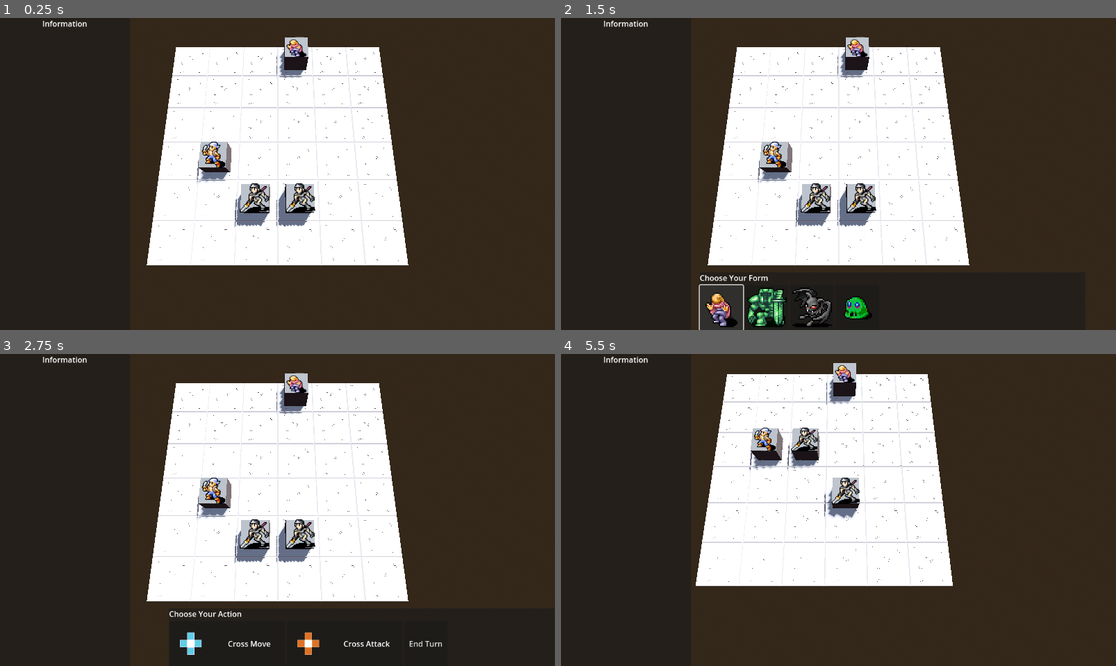
Above: before the commit, frames 1-4 (two rows, left to right).
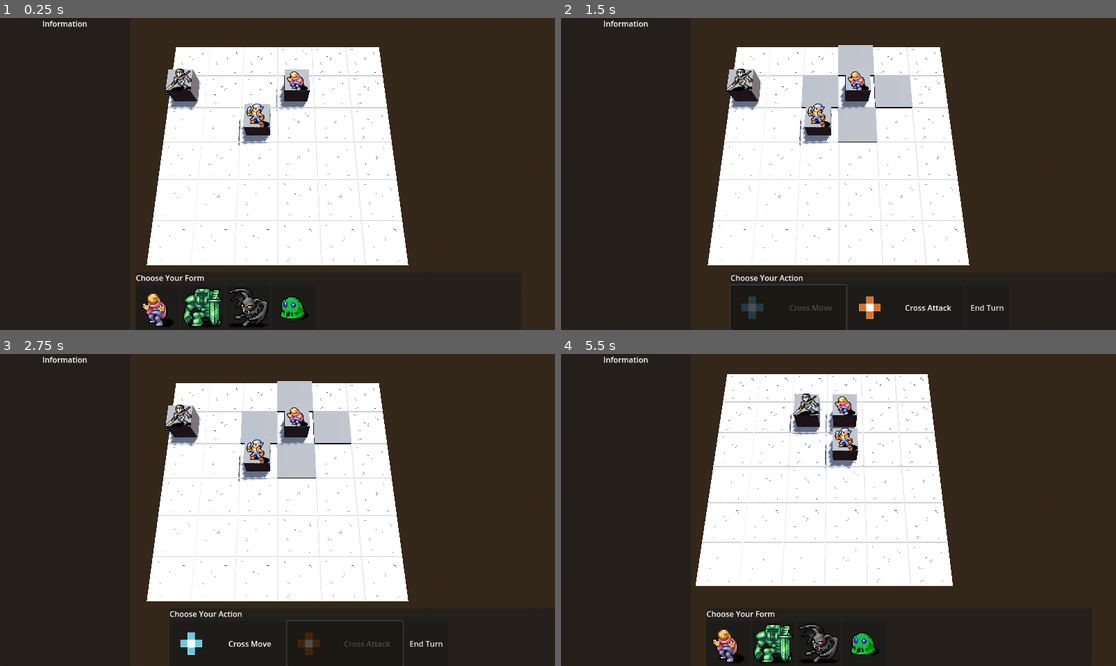
Above: after the commit, the same moments.

Repository: Inkweeper/gwj-77
Game: Godot game, scene res://scene/level/level.tscn
Two runs of this game, one before a commit and one after it. Both use one fixed random seed, a clock stepped at 60 frames per second and the inputs below. The project has no main scene, so this scene is started directly.
Inputs (mouse positions are in pixels of both pictures, inside the frame that each line leads up to; where the layout moved, square brackets give the same spot in the first picture):
- Up to frame 1 (0.25 s): no input
- Up to frame 2 (1.5 s): click (749, 308) [738, 308] at 0.5 s; click (749, 308) at 1.27 s
- Up to frame 3 (2.75 s): click (344, 644) at 2.02 s
- Up to frame 4 (5.5 s): click "End Turn" at 2.75 s; move the mouse to (960, 494) at 3.52 s; tap A (a) at 3.6 s; tap D (d) at 3.8, 4.35 s; move the mouse to (727, 525) at 4.27 s; click (727, 525) at 4.55 s; move the mouse to (894, 441) at 5.02 s; click (894, 441) at 5.1 s; tap S (s) at 5.3 s

The runs differ from the first frame. In frame 1, 6.6% of the frame differs, in the area x 24-57%, y 6-100%; in frame 2, 9.2%, in the area x 24-80%, y 6-100%; in frame 3, 7.3%; in frame 4, 6.1%.

Commit message:
增加了敌人近战十字攻击
下一步是完成远程敌人

Diff:
--- a/resource/action/enemy_action/enemy_action.gd
+++ b/resource/action/enemy_action/enemy_action.gd
@@ -2,6 +2,12 @@
 ## 敌人的行动类, 需要能够返回是否可以行动
 class_name EnemyAction
 
+@export var allowed_gridpos : Array[Vector2i]
+
 ## 检查是否可以行动. 如果可以, 则执行行动. 否则返回false
 func if_execute()->bool:
 	return false
+
+## 仅检查是否可以行动, 不执行
+func if_can_execute()->bool:
+	return false
--- a/resource/action/enemy_action/enemy_action_res/approach.gd
+++ b/resource/action/enemy_action/enemy_action_res/approach.gd
@@ -3,6 +3,31 @@
 # approach.gd
 # 近战敌人试图靠近玩家的行动脚本
 
+## 仅检查是否可以行动, 不执行
+func if_can_execute()->bool:
+	var player_gridpos : Vector2i = GlobalValue.level.get_player_gridpos()
+	var gridpos : Vector2i = executer.gridpos
+	# 两者曼哈顿距离
+	var m_d : Vector2i = player_gridpos - gridpos
+
+	var target_gridpos : Vector2i
+	var action_acted : bool = false
+
+	if abs(m_d.x) >= abs(m_d.y) :
+		target_gridpos = Vector2i(gridpos.x + sign(m_d.x) , gridpos.y)
+		var chess : Chess = GlobalValue.level.check_gridpos_occupied(target_gridpos)
+		if chess == null:
+			action_acted = true
+	if not action_acted:
+		target_gridpos = Vector2i(gridpos.x , gridpos.y + sign(m_d.y))
+		var chess : Chess = GlobalValue.level.check_gridpos_occupied(target_gridpos)
+		if chess == null:
+			action_acted = true
+	if action_acted:
+		return true
+	return false
+
+## 判断能否执行, 如果能, 直接执行并返回true
 func if_execute()->bool:
 	# 当进行approach行动的检查时, 说明曼哈顿距离不是1,0或0,1
 
@@ -42,3 +67,4 @@
 	var tween : Tween = GlobalValue.create_tween()
 	tween.tween_property(executer,"position",target_pos,0.3)
 	await tween.finished
+	EventBus.action_executed_already.emit()
--- a/resource/action/enemy_action/enemy_action_res/approach.tres
+++ b/resource/action/enemy_action/enemy_action_res/approach.tres
@@ -6,6 +6,7 @@
 [resource]
 resource_local_to_scene = true
 script = ExtResource("1_wior5")
+allowed_gridpos = Array[Vector2i]([])
 action_name = "Approach"
 action_type = 1
 range_indication_texture = ExtResource("1_ufucl")
--- /dev/null
+++ b/resource/action/enemy_action/enemy_action_res/enemy_cross_attack.gd
@@ -0,0 +1,52 @@
+extends EnemyAction
+
+func if_can_execute()->bool:
+	var player_gridpos : Vector2i = GlobalValue.level.get_player_gridpos()
+	var gridpos : Vector2i = executer.gridpos
+	for grid in allowed_gridpos:
+		if grid is Vector2i:
+			var grid_to_check : Vector2i = grid + gridpos
+			if grid_to_check == player_gridpos:
+				print("can attack! ")
+				return true
+	return false
+
+func if_execute()->bool:
+	var player_gridpos : Vector2i = GlobalValue.level.get_player_gridpos()
+	var gridpos : Vector2i = executer.gridpos
+	for grid in allowed_gridpos:
+		if grid is Vector2i:
+			var grid_to_check : Vector2i = grid + gridpos
+			if grid_to_check == player_gridpos:
+				execute([grid_to_check])
+				return true
+	return false
+
+
+# 只接受一个单元素, 元素为 target_grid_pos : Vector2i 的入参
+## args = [target_grid_pos : Vector2i,]
+func execute(args:Array):
+	if args.size() != 1 or args[0] is not Vector2i:
+		return
+
+	var target_grid_pos : Vector2i = args[0]
+	var level : Level = GlobalValue.level
+
+	var target_pos : Vector3 = level.chessboard.map_to_local(Vector3i(target_grid_pos.x,0,target_grid_pos.y))
+	target_pos.y = 0.0
+
+	var target_chess : Chess = level.check_gridpos_occupied(target_grid_pos)
+
+	if target_chess == null :
+		push_error("trying to attack an empty grid")
+		return
+
+	var tween : Tween = GlobalValue.create_tween()
+	# 直接挪动攻击者位置, 如果出bug考虑只挪动模型?
+	var origion_pos : Vector3 = executer.position
+	tween.tween_property(executer,"position",lerp(executer.position, target_pos, 0.5),0.15)
+	tween.tween_callback(target_chess.get_hit)
+	tween.tween_property(executer, "position", origion_pos, 0.15)
+
+	await  tween.finished
+	EventBus.action_executed_already.emit()
--- /dev/null
+++ b/resource/action/enemy_action/enemy_action_res/enemy_cross_attack.tres
@@ -0,0 +1,12 @@
+[gd_resource type="Resource" load_steps=3 format=3 uid="uid://c4f5m57w4eq4v"]
+
+[ext_resource type="Texture2D" uid="uid://d18ctpryr8tqt" path="res://asset/texture/aiming-grids/gwj-77-aiming-4.png" id="1_bsppv"]
+[ext_resource type="Script" path="res://resource/action/enemy_action/enemy_action_res/enemy_cross_attack.gd" id="2_vk84q"]
+
+[resource]
+resource_local_to_scene = true
+script = ExtResource("2_vk84q")
+allowed_gridpos = Array[Vector2i]([Vector2i(1, 0), Vector2i(-1, 0), Vector2i(0, 1), Vector2i(0, -1)])
+action_name = "Cross Attack"
+action_type = 0
+range_indication_texture = ExtResource("1_bsppv")
--- a/resource/action/player_action/player_action_res/player_cross_attack.tres
+++ b/resource/action/player_action/player_action_res/player_cross_attack.tres
@@ -4,6 +4,7 @@
 [ext_resource type="Texture2D" uid="uid://d18ctpryr8tqt" path="res://asset/texture/aiming-grids/gwj-77-aiming-4.png" id="1_focm3"]
 
 [resource]
+resource_local_to_scene = true
 script = ExtResource("1_6kmxe")
 allowed_target_grids = Array[Vector2i]([Vector2i(1, 0), Vector2i(-1, 0), Vector2i(0, 1), Vector2i(0, -1)])
 action_name = "Cross Attack"
--- a/scene/chess/enemy/mob/mob.tscn
+++ b/scene/chess/enemy/mob/mob.tscn
@@ -1,14 +1,15 @@
-[gd_scene load_steps=6 format=3 uid="uid://0v45a5fulmc2"]
+[gd_scene load_steps=7 format=3 uid="uid://0v45a5fulmc2"]
 
 [ext_resource type="PackedScene" uid="uid://cmwuag3cvwlkb" path="res://scene/chess/enemy/enemy.tscn" id="1_4jrwy"]
 [ext_resource type="Script" path="res://scene/chess/enemy/mob/mob.gd" id="2_5x1xq"]
 [ext_resource type="Texture2D" uid="uid://bnaqhgmuf2sga" path="res://asset/texture/male rogue.png" id="3_g27dn"]
 [ext_resource type="Script" path="res://resource/action/action.gd" id="3_mrd3g"]
+[ext_resource type="Resource" uid="uid://c4f5m57w4eq4v" path="res://resource/action/enemy_action/enemy_action_res/enemy_cross_attack.tres" id="4_b3s8i"]
 [ext_resource type="Resource" uid="uid://cqeqx7b7ud2jk" path="res://resource/action/enemy_action/enemy_action_res/approach.tres" id="4_rx4cs"]
 
 [node name="Mob" instance=ExtResource("1_4jrwy")]
 script = ExtResource("2_5x1xq")
-action_list = Array[ExtResource("3_mrd3g")]([ExtResource("4_rx4cs")])
+action_list = Array[ExtResource("3_mrd3g")]([ExtResource("4_b3s8i"), ExtResource("4_rx4cs")])
 action_priority = 0
 chess_name = "Mob"
 
--- a/scene/chess/enemy/scout/scout.tscn
+++ b/scene/chess/enemy/scout/scout.tscn
@@ -1,14 +1,15 @@
-[gd_scene load_steps=6 format=3 uid="uid://bnatropa7knmi"]
+[gd_scene load_steps=7 format=3 uid="uid://hh8neym828v6"]
 
 [ext_resource type="PackedScene" uid="uid://cmwuag3cvwlkb" path="res://scene/chess/enemy/enemy.tscn" id="1_or1ur"]
 [ext_resource type="Script" path="res://scene/chess/enemy/scout/scout.gd" id="2_3iyno"]
 [ext_resource type="Script" path="res://resource/action/action.gd" id="2_iky2e"]
 [ext_resource type="Resource" uid="uid://cqeqx7b7ud2jk" path="res://resource/action/enemy_action/enemy_action_res/approach.tres" id="3_ewrhq"]
+[ext_resource type="Resource" uid="uid://c4f5m57w4eq4v" path="res://resource/action/enemy_action/enemy_action_res/enemy_cross_attack.tres" id="5_4vccv"]
 [ext_resource type="Texture2D" uid="uid://1f6yjd51vh0m" path="res://asset/texture/male valkyrie.png" id="5_kc1fa"]
 
 [node name="Scout" instance=ExtResource("1_or1ur")]
 script = ExtResource("2_3iyno")
-action_list = Array[ExtResource("2_iky2e")]([ExtResource("3_ewrhq"), ExtResource("3_ewrhq")])
+action_list = Array[ExtResource("2_iky2e")]([ExtResource("3_ewrhq"), ExtResource("3_ewrhq"), ExtResource("5_4vccv")])
 action_priority = 0
 chess_name = "Scout"
 
--- a/scene/global/enemy_action_manager/enemy_action_manager.gd
+++ b/scene/global/enemy_action_manager/enemy_action_manager.gd
@@ -29,27 +29,41 @@
 
 ## 处理敌人行动
 func process_enemy_action():
-	await get_tree().create_timer(0.4).timeout
-	# 是否可以行动, 行动了没有? 如果没有, 那么就不必要再行动了
-
-	# 首先判断能否攻击. 如果可以, 这个敌人本回合的事实际已经做完了, 所以可以发送信号和return
-	# TODO
-
+	await get_tree().create_timer(0.1).timeout
+	enemy_had_acted = false
+	# 首先判断能否攻击. 如果可以, 这个敌人本回合的事实际已经做完了, 所以可以结束和return
+	var attack_action : EnemyAction = attack_action_list.pop_front()
+	if attack_action != null:
+		attack_action = attack_action as EnemyAction
+		if attack_action.if_can_execute():
+			attack_action.if_execute()
+			await EventBus.action_executed_already
+			enemy_had_acted = true
+		if enemy_had_acted:
+			enemy_action_phase_end()
+			return
+		else:
+			attack_action_list.push_front(attack_action)
 	# 接着判断和执行移动
 	var move_action : EnemyAction = move_action_list.pop_front()
-	if not move_action:
+	if move_action != null:
+		move_action = move_action as EnemyAction
+		if move_action.if_can_execute():
+			move_action.if_execute()
+			await EventBus.action_executed_already
+			enemy_had_acted = true
+		if enemy_had_acted:
+			EventBus.enemy_action_acted.emit()
+			return
+		else :
+			enemy_action_phase_end()
+			return
+	else:
 		enemy_action_phase_end()
-		return
-	enemy_had_acted = move_action.if_execute()
-	if enemy_had_acted:
-		EventBus.enemy_action_acted.emit()
-		return
-	else :
-		enemy_action_phase_end()
-		print("enemy valid actions all executed")
 		return
 
 ## 当前敌人所有行动执行结束时调用
 func enemy_action_phase_end():
+	await get_tree().create_timer(0.1).timeout
 	clear()
 	EventBus.enemy_action_phase_ended.emit()
--- a/scene/global/event_bus/event_bus.gd
+++ b/scene/global/event_bus/event_bus.gd
@@ -12,6 +12,8 @@
 signal enemy_action_registered
 ## 敌人完成了一个行动后的信号
 signal enemy_action_acted
+## 一个行动检定或执行结束后的信号
+signal action_executed_already
 ## 当前敌人完成所有行动后的信号
 signal enemy_action_phase_ended
 
--- a/scene/level/enemy_turn.gd
+++ b/scene/level/enemy_turn.gd
@@ -26,6 +26,7 @@
 
 func _on_an_enemy_completed_action():
 	if enemy_list.is_empty():
+		await get_tree().create_timer(0.2).timeout
 		#transitioned.emit(self, "PlayerTurnStart")
 		transitioned.emit(self, "TurnEnding")
 		return
--- /dev/null
+++ b/scene/level/failure.gd
@@ -0,0 +1,15 @@
+extends State
+#failure
+
+func initialize():
+	pass
+
+func enter():
+	print("failure")
+	pass
+
+func exit():
+	pass
+
+func update(delta:float):
+	pass
--- a/scene/level/level.gd
+++ b/scene/level/level.gd
@@ -91,7 +91,7 @@
 
 
 	var tween : Tween = create_tween()
-	tween.tween_property(transform_select_panel, "position", Vector2(352,528),0.5).set_trans(Tween.TRANS_BACK).set_ease(Tween.EASE_OUT)
+	tween.tween_property(transform_select_panel, "position", Vector2(352,528),0.3).set_trans(Tween.TRANS_BACK).set_ease(Tween.EASE_OUT)
 	await tween.finished
 
 	EventBus.form_decided.connect(decide_morph)
@@ -108,7 +108,7 @@
 	var player : Player = get_tree().get_first_node_in_group("player")
 
 	var tween : Tween = create_tween()
-	tween.tween_property(transform_select_panel, "position", Vector2(1152,528),0.5).set_trans(Tween.TRANS_BACK).set_ease(Tween.EASE_IN)
+	tween.tween_property(transform_select_panel, "position", Vector2(1152,528),0.3).set_trans(Tween.TRANS_BACK).set_ease(Tween.EASE_IN)
 	await tween.finished
 
 	var morph_button_container: Container = $CanvasLayer/TransformSelectPanel/VBoxContainer/HBoxContainer
@@ -145,7 +145,7 @@
 	action_button_container.add_child(end_turn_button)
 
 	var tween : Tween = create_tween()
-	tween.tween_property(action_select_panel, "position", Vector2(352,528),0.5).set_trans(Tween.TRANS_BACK).set_ease(Tween.EASE_OUT)
+	tween.tween_property(action_select_panel, "position", Vector2(352,528),0.3).set_trans(Tween.TRANS_BACK).set_ease(Tween.EASE_OUT)
 	await tween.finished
 
 ## 隐藏行动列表ui
@@ -156,7 +156,7 @@
 			child.disable_button()
 
 	var tween : Tween = create_tween()
-	tween.tween_property(action_select_panel, "position", Vector2(1152,528),0.5).set_trans(Tween.TRANS_BACK).set_ease(Tween.EASE_IN)
+	tween.tween_property(action_select_panel, "position", Vector2(1152,528),0.3).set_trans(Tween.TRANS_BACK).set_ease(Tween.EASE_IN)
 	await tween.finished
 
 	for child in action_button_container.get_children():
--- a/scene/level/level.tscn
+++ b/scene/level/level.tscn
@@ -12,21 +12,54 @@
 [ext_resource type="Script" path="res://scene/level/turn_ending.gd" id="8_7b3oj"]
 [ext_resource type="PackedScene" uid="uid://0v45a5fulmc2" path="res://scene/chess/enemy/mob/mob.tscn" id="9_a6agu"]
 [ext_resource type="Script" path="res://scene/level/camera_3d.gd" id="9_by7vy"]
-[ext_resource type="PackedScene" uid="uid://bnatropa7knmi" path="res://scene/chess/enemy/scout/scout.tscn" id="11_00fep"]
+[ext_resource type="Script" path="res://scene/level/victory.gd" id="9_npx4o"]
+[ext_resource type="Script" path="res://scene/level/failure.gd" id="9_yko6o"]
+[ext_resource type="PackedScene" uid="uid://hh8neym828v6" path="res://scene/chess/enemy/scout/scout.tscn" id="11_00fep"]
 [ext_resource type="Script" path="res://resource/action/action.gd" id="11_k3vd0"]
+[ext_resource type="Script" path="res://resource/action/player_action/player_action.gd" id="12_cyb6r"]
 [ext_resource type="Texture2D" uid="uid://np2oeh8f5dn6" path="res://asset/texture/aiming-grids/gwj-77-aiming-1.png" id="12_lrj5n"]
+[ext_resource type="Texture2D" uid="uid://d18ctpryr8tqt" path="res://asset/texture/aiming-grids/gwj-77-aiming-4.png" id="12_m2kid"]
 [ext_resource type="Script" path="res://resource/action/enemy_action/enemy_action_res/approach.gd" id="13_8v4cb"]
-
-[sub_resource type="Resource" id="Resource_thg6u"]
+[ext_resource type="Script" path="res://resource/action/enemy_action/enemy_action_res/enemy_cross_attack.gd" id="13_ey674"]
+[ext_resource type="Resource" uid="uid://e3p0mdbp06eb" path="res://resource/action/player_action/player_action_res/player_cross_move.tres" id="13_nulru"]
+[ext_resource type="Script" path="res://resource/action/player_action/player_action_res/player_attack.gd" id="15_uys58"]
+
+[sub_resource type="Resource" id="Resource_883q0"]
+resource_local_to_scene = true
+script = ExtResource("15_uys58")
+allowed_target_grids = Array[Vector2i]([Vector2i(1, 0), Vector2i(-1, 0), Vector2i(0, 1), Vector2i(0, -1)])
+action_name = "Cross Attack"
+action_type = 0
+range_indication_texture = ExtResource("12_m2kid")
+
+[sub_resource type="Resource" id="Resource_6gckf"]
 resource_local_to_scene = true
 script = ExtResource("13_8v4cb")
+allowed_gridpos = Array[Vector2i]([])
 action_name = "Approach"
 action_type = 1
 range_indication_texture = ExtResource("12_lrj5n")
 
-[sub_resource type="Resource" id="Resource_w8t2n"]
+[sub_resource type="Resource" id="Resource_dlhdi"]
+resource_local_to_scene = true
+script = ExtResource("13_ey674")
+allowed_gridpos = Array[Vector2i]([Vector2i(1, 0), Vector2i(-1, 0), Vector2i(0, 1), Vector2i(0, -1)])
+action_name = "Cross Attack"
+action_type = 0
+range_indication_texture = ExtResource("12_m2kid")
+
+[sub_resource type="Resource" id="Resource_gaodr"]
+resource_local_to_scene = true
+script = ExtResource("13_ey674")
+allowed_gridpos = Array[Vector2i]([Vector2i(1, 0), Vector2i(-1, 0), Vector2i(0, 1), Vector2i(0, -1)])
+action_name = "Cross Attack"
+action_type = 0
+range_indication_texture = ExtResource("12_m2kid")
+
+[sub_resource type="Resource" id="Resource_ues2l"]
 resource_local_to_scene = true
 script = ExtResource("13_8v4cb")
+allowed_gridpos = Array[Vector2i]([])
 action_name = "Approach"
 action_type = 1
 range_indication_texture = ExtResource("12_lrj5n")
@@ -94,27 +127,25 @@
 script = ExtResource("8_7b3oj")
 
 [node name="Failure" type="Node" parent="Statemachine"]
-script = ExtResource("3_bnaqq")
+script = ExtResource("9_yko6o")
 
 [node name="Victory" type="Node" parent="Statemachine"]
-script = ExtResource("3_bnaqq")
+script = ExtResource("9_npx4o")
 
 [node name="ChessContainer" type="Node" parent="."]
 
 [node name="Player" parent="ChessContainer" instance=ExtResource("1_uxb30")]
-transform = Transform3D(1, 0, 0, 0, 1, 0, 0, 0, 1, 14, 0, 2)
+transform = Transform3D(1, 0, 0, 0, 1, 0, 0, 0, 1, 14, 0, 6)
+changeling_action_list = Array[ExtResource("12_cyb6r")]([ExtResource("13_nulru"), SubResource("Resource_883q0")])
+turtle_action_list = Array[ExtResource("12_cyb6r")]([ExtResource("13_nulru"), SubResource("Resource_883q0")])
+
+[node name="Scout" parent="ChessContainer" instance=ExtResource("11_00fep")]
+transform = Transform3D(1, 0, 0, 0, 1, 0, 0, 0, 1, 2, 0, 6)
+action_list = Array[ExtResource("11_k3vd0")]([SubResource("Resource_6gckf"), SubResource("Resource_6gckf"), SubResource("Resource_dlhdi")])
 
 [node name="Mob" parent="ChessContainer" instance=ExtResource("9_a6agu")]
-transform = Transform3D(1, 0, 0, 0, 1, 0, 0, 0, 1, 6, 0, 14)
-action_list = Array[ExtResource("11_k3vd0")]([SubResource("Resource_thg6u")])
-
-[node name="Scout" parent="ChessContainer" instance=ExtResource("11_00fep")]
-transform = Transform3D(1, 0, 0, 0, 1, 0, 0, 0, 1, 10, 0, 18)
-action_list = Array[ExtResource("11_k3vd0")]([SubResource("Resource_w8t2n"), SubResource("Resource_w8t2n")])
-
-[node name="Scout2" parent="ChessContainer" instance=ExtResource("11_00fep")]
-transform = Transform3D(1, 0, 0, 0, 1, 0, 0, 0, 1, 14, 0, 18)
-action_list = Array[ExtResource("11_k3vd0")]([SubResource("Resource_w8t2n"), SubResource("Resource_w8t2n")])
+transform = Transform3D(1, 0, 0, 0, 1, 0, 0, 0, 1, 10, 0, 10)
+action_list = Array[ExtResource("11_k3vd0")]([SubResource("Resource_gaodr"), SubResource("Resource_ues2l")])
 
 [node name="Chessboard" type="GridMap" parent="."]
 mesh_library = ExtResource("1_bvi4l")
--- a/scene/level/player_turn.gd
+++ b/scene/level/player_turn.gd
@@ -9,7 +9,7 @@
 
 func enter():
 	#print("player turn")
-	await get_tree().create_timer(0.4).timeout
+	await get_tree().create_timer(0.2).timeout
 	GlobalValue.level.get_player_action_list()
 	GlobalValue.level.show_action_list()
 	pass
--- a/scene/level/player_turn_start.gd
+++ b/scene/level/player_turn_start.gd
@@ -5,7 +5,7 @@
 	pass
 
 func enter():
-	await get_tree().create_timer(0.3).timeout
+	await get_tree().create_timer(0.1).timeout
 	GlobalValue.level.register_chess_status_this_turn()
 	GlobalValue.level.ask_for_morph()
 	# HACK
--- a/scene/level/turn_ending.gd
+++ b/scene/level/turn_ending.gd
@@ -4,6 +4,7 @@
 	pass
 
 func enter():
+
 	var player: Player = get_tree().get_first_node_in_group("player")
 	player.morph(Player.Form.CHANGELING)
 	transitioned.emit(self,"PlayerTurnStart")
--- /dev/null
+++ b/scene/level/victory.gd
@@ -0,0 +1,15 @@
+extends State
+# victory
+
+func initialize():
+	pass
+
+func enter():
+	print("victory! ")
+	pass
+
+func exit():
+	pass
+
+func update(delta:float):
+	pass
Not shown: 1 places in scene/level/level.tscn that only renumber resources
Not shown: 6 places in scene/mesh_library/floor.tres that only renumber resources
